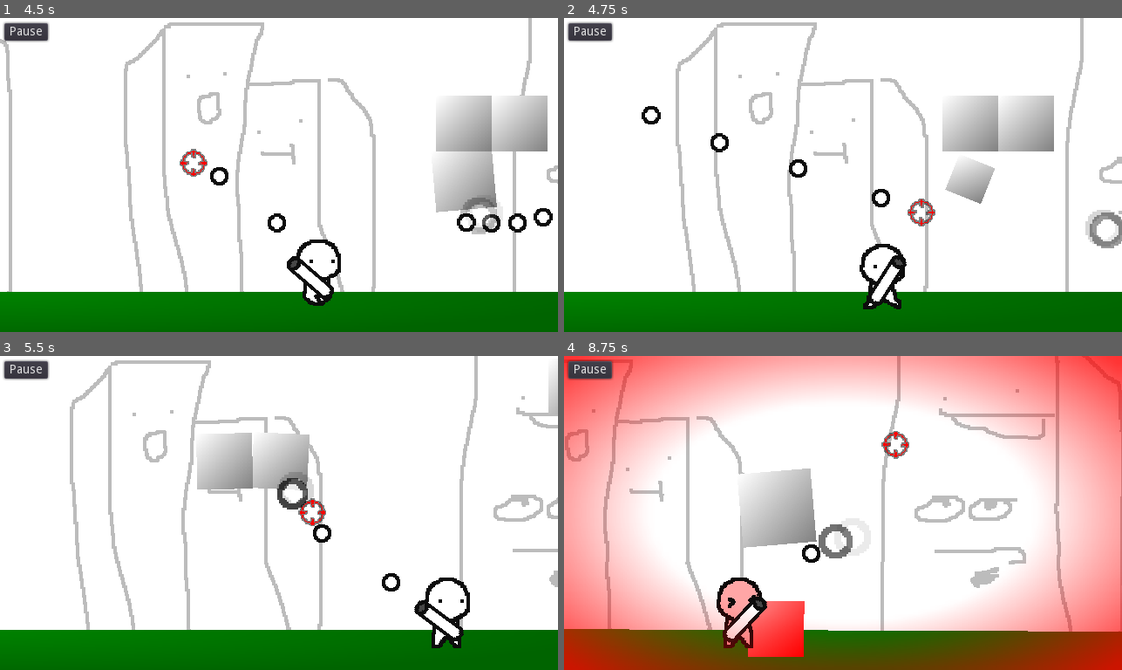
Above: before the commit, frames 1-4 (two rows, left to right).
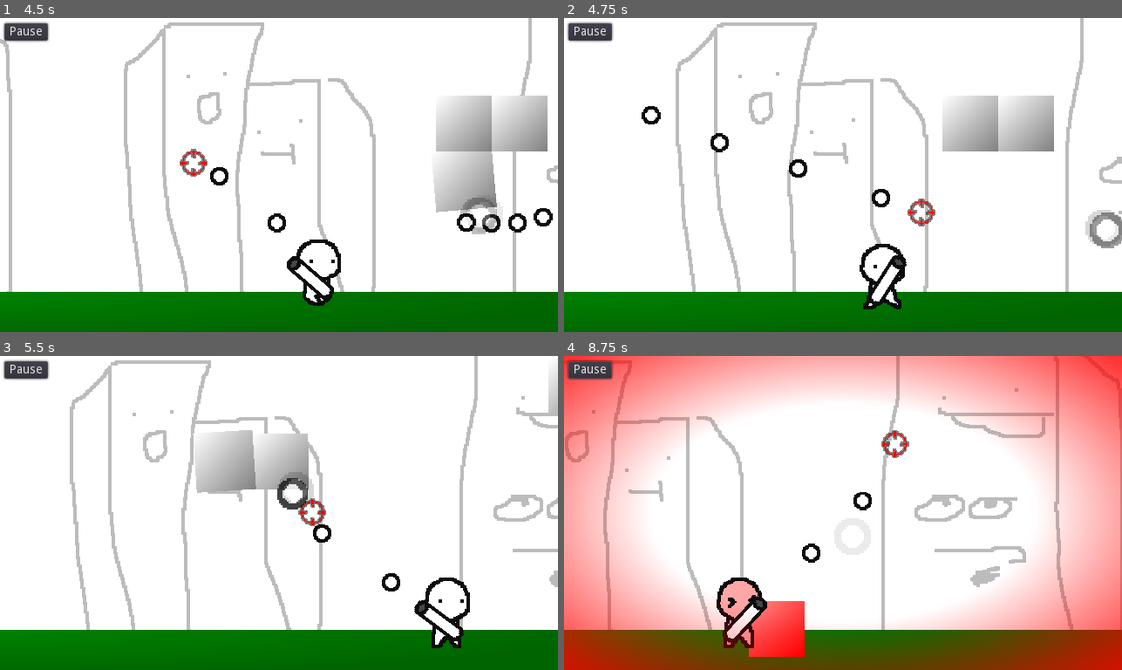
Above: after the commit, the same moments.

Repository: dranik544/explanation-overdue
Game: Godot game, scene res://scenes/main.tscn
Two runs of this game, one before a commit and one after it. Both use one fixed random seed, a clock stepped at 60 frames per second and the inputs below.
Inputs (mouse positions are in pixels of both pictures, inside the frame that each line leads up to):
- Up to frame 1 (4.5 s): tap Enter at 0.5 s; move the mouse to (401, 159) at 0.52 s; press the mouse at (401, 159) at 0.53 s; hold D (RIGHT) 0.53-1.25 s; tap W (JUMP) at 0.77, 3.77 s; release the mouse at (401, 159) at 1.25 s; drag from (167, 190) to (541, 87) at 1.27 s; move the mouse to (334, 105) at 2.02 s; press the mouse at (334, 105) at 2.03 s; hold A (LEFT) 2.03-2.75 s; release the mouse at (334, 105) at 2.75 s; drag from (251, 237) to (362, 30) at 2.77 s; move the mouse to (446, 222) at 3.52 s; press the mouse at (446, 222) at 3.53 s; hold D (RIGHT) 3.53-4.25 s; release the mouse at (446, 222) at 4.25 s; drag from (111, 127) to (357, 212) at 4.27 s
- Up to frame 2 (4.75 s): no input
- Up to frame 3 (5.5 s): move the mouse to (306, 513) at 5.02 s; press the mouse at (306, 513) at 5.03 s; hold D (RIGHT) from 5.03 s (still down)
- Up to frame 4 (8.75 s): release D (RIGHT) at 5.75 s; release the mouse at (870, 513) at 5.75 s; drag from (759, 434) to (848, 497) at 5.77 s; move the mouse to (965, 497) at 6.52 s; press the mouse at (965, 497) at 6.53 s; hold A (LEFT) 6.53-7.25 s; tap W (JUMP) at 6.77 s; release the mouse at (965, 497) at 7.25 s; drag from (731, 528) to (876, 365) at 7.27 s; move the mouse to (898, 443) at 8.02 s; press the mouse at (898, 443) at 8.03 s; hold D (RIGHT) from 8.03 s (still down)

Frame 1 is identical in both runs. In frame 2, 0.8% of the frame differs, in the area x 68-78%, y 45-60%; in frame 3, 0.2%; in frame 4, 4.9%, in the area x 0-100%, y 0-96%.

Commit message:
добавлен насильный способ выбора управления + теперь свайп прыжка зависит от Global.sensivityMove

Diff:
--- a/global.gd
+++ b/global.gd
@@ -8,11 +8,11 @@
 # игрок
 var multiplierPlayerSpeed: float = 1.0
 var multiplierPlayerJumpVelocity: float = 1.0
-var multiplierPlayerHealth: float = 1.0
+var multiplierPlayerHealth: float = 10.0
 # проджектайл
 var multiplierProjectileSpeed: float = 1.0
 var multiplierProjectileRecoilForce: float = 1.0
-var multiplierProjectileDamage: float = 1.0
+var multiplierProjectileDamage: float = 2.0
 # локация
 var multiplierSpeedLocAcceleration: float = 1.0
 # блок
@@ -24,3 +24,4 @@
 var aimGamepadDeadZone: float = 0.2
 var enableAnimations: bool = true
 var enableShakeScreen: bool = true
+var forceInputTypeSelect: int = -1
--- a/inputManager.gd
+++ b/inputManager.gd
@@ -9,6 +9,8 @@
 
 
 func _input(event):
+	if Global.forceInputTypeSelect != -1: return
+
 	# касание или свайп экрана = тачскрин
 	if event is InputEventScreenTouch or event is InputEventScreenDrag:
 		currentMode = InputMode.TOUCH
@@ -25,4 +27,7 @@
 		#print("gamepad mode")
 
 func getMode():
-	return currentMode
+	if Global.forceInputTypeSelect == -1:
+		return currentMode
+	else:
+		return Global.forceInputTypeSelect
--- a/scenes/player/player.gd
+++ b/scenes/player/player.gd
@@ -163,7 +163,7 @@
 	elif event is InputEventScreenDrag and touchMoveActive:
 		touchMoveDragOffset.x = (event.position.x - touchMoveStart.x) * Global.sensivityMove
 
-		if touchMoveStart.y - event.position.y > get_viewport_rect().size.y / 4 and is_on_floor():
+		if touchMoveStart.y - event.position.y > get_viewport_rect().size.y / 4 / Global.sensivityMove and is_on_floor():
 			velocity.y = jumpVelocity
 			touchMoveStart.y = event.position.y
 
